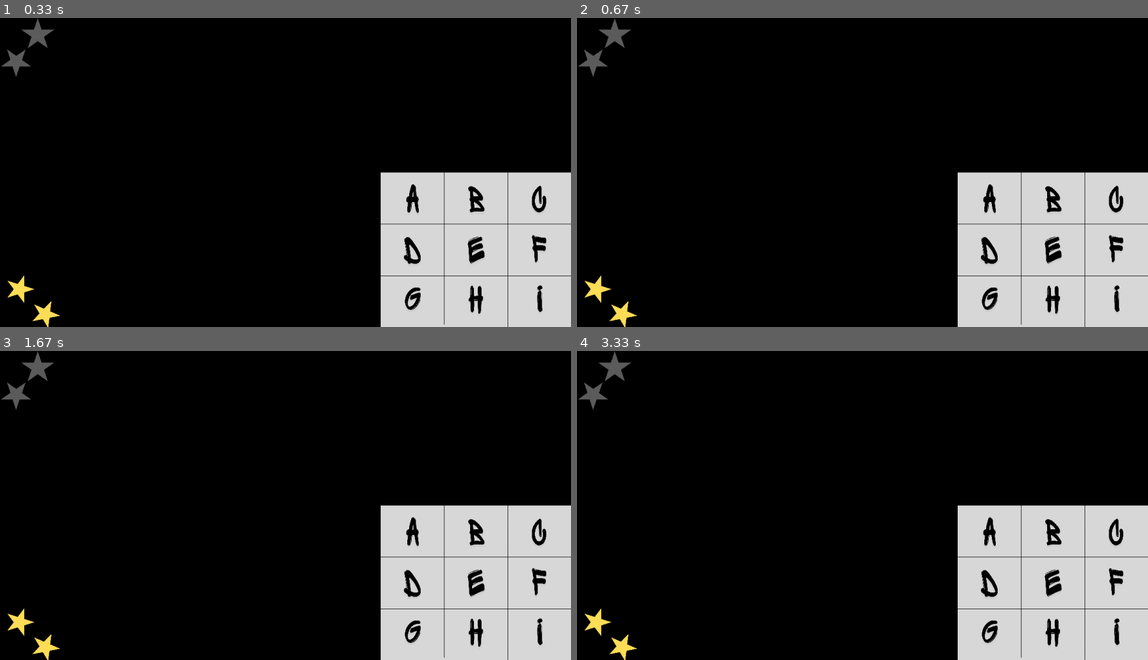
Above: before the commit, frames 1-4 (two rows, left to right).
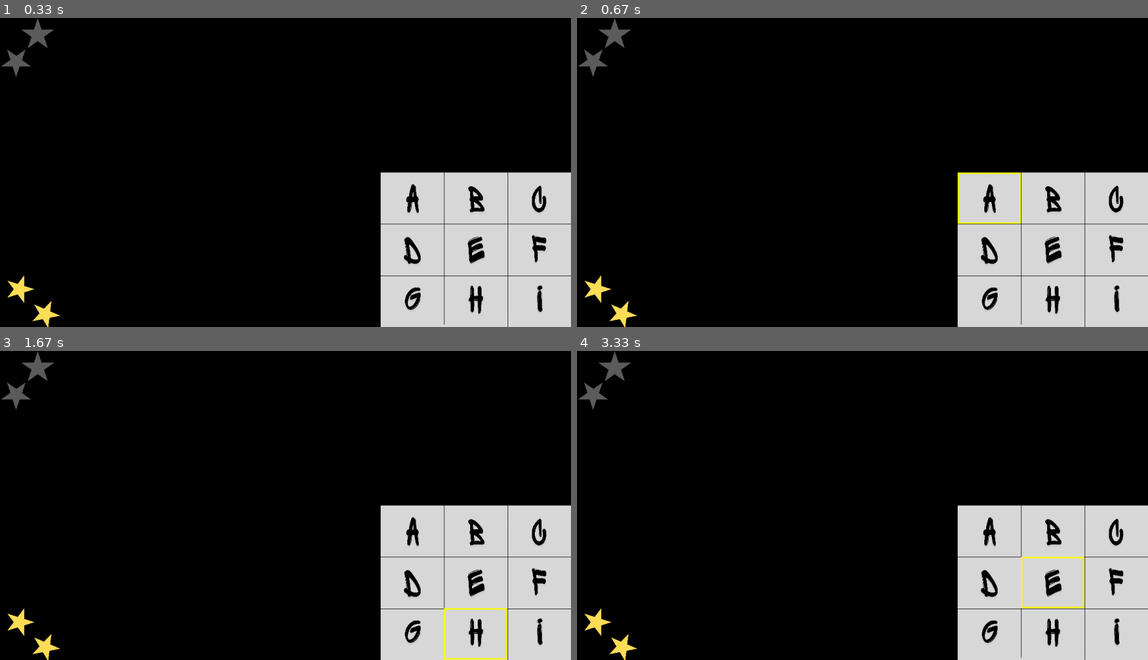
Above: after the commit, the same moments.

Repository: ipot-rgb/The-Puzzle-House
Game: pygame game, started from Shawn-Ko.py
Same seed, same stepped clock (60 frames per second), same inputs: the game is played once before the commit and once after it.
Inputs (mouse positions are in pixels of both pictures, inside the frame that each line leads up to):
- Up to frame 1 (0.33 s): no input
- Up to frame 2 (0.67 s): click (988, 197) at 0.38 s
- Up to frame 3 (1.67 s): click (291, 527) at 0.72 s; click (285, 626) at 1.05 s; click (496, 613) at 1.38 s
- Up to frame 4 (3.33 s): click (873, 400) at 1.72 s; click (1079, 619) at 2.55 s; click (782, 440) at 2.88 s; click (1062, 585) at 3.22 s

Frame 1 is identical in both runs. In frame 2, 0.2% of the frame differs, in the area x 66-78%, y 49-67%; in frame 3, 0.2%, in the area x 77-89%, y 83-100%; in frame 4, 0.2%.

Commit message:
Add buttons' feedback

Diff:
--- a/Shawn-Ko.py
+++ b/Shawn-Ko.py
@@ -171,5 +171,11 @@
 
     screen.blit(bck_img, (0,0))
     screen.blit(grid_img, grid_img_rect)
+
+    for button in buttons:
+        x, y, width, height, number, hovered = button
+        if hovered:
+            pygame.draw.rect(screen, YELLOW, (x, y, width, height), 3)
+
     pygame.display.flip()
 pygame.quit()
